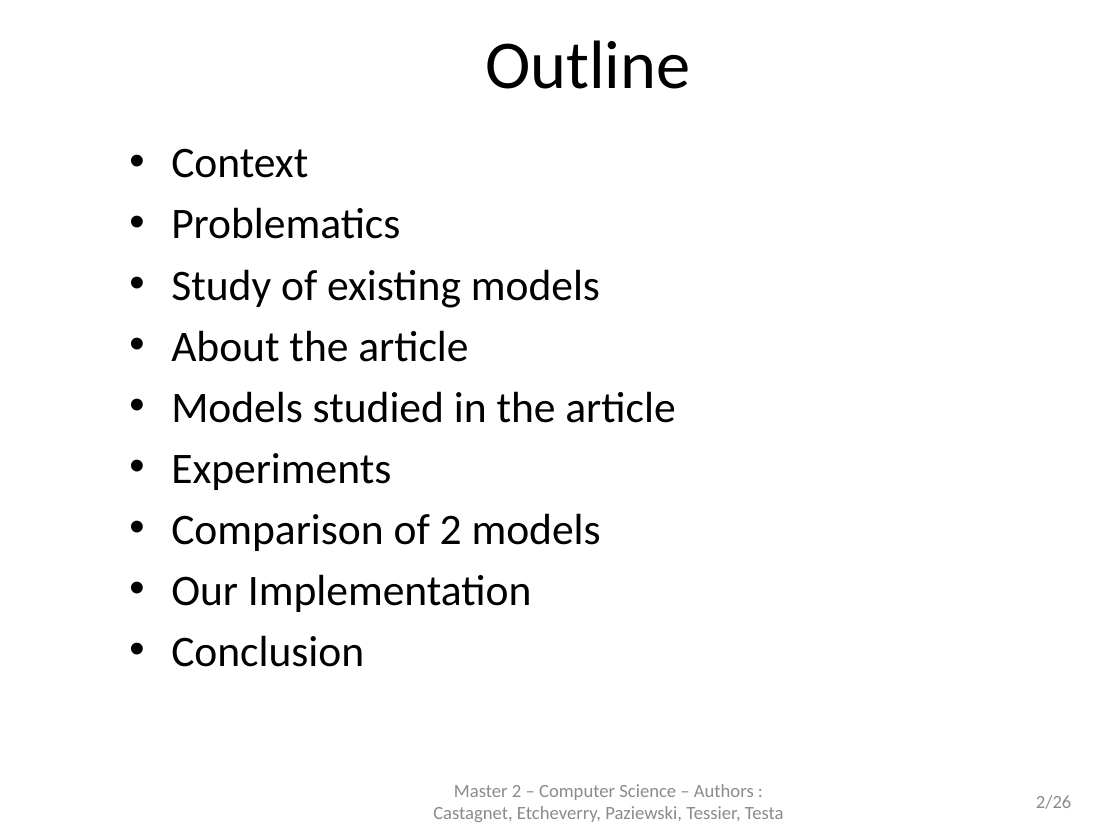
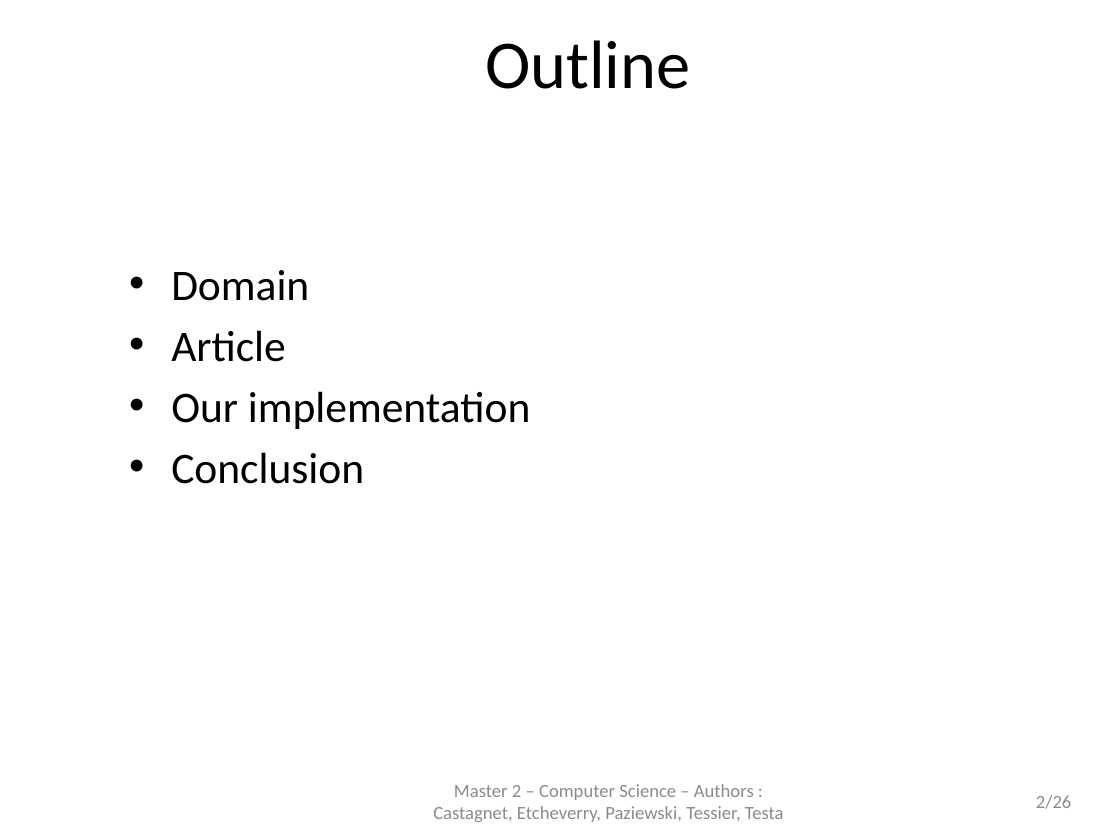
Before and after one commit to jetcheve/M2_PER_MMUAVGRA, a slide deck: slide 2 of ressources/presentation/PresentationPER_Desbarats_V3.pptx. Drawn at 1120x840 pixels with LibreOffice and Linux fonts; fonts in the diff are those of the drawing; background and template pictures are left out. Boxes give left, top, right and bottom in pixels: in the first picture for what was removed or moved away, otherwise in the second. Text is boxed around its words. In the diff, an @@ line names an element or a change of style, - is before the commit and + after.

```diff
--- a/ressources/presentation/PresentationPER_Desbarats_V3.pptx
+++ b/ressources/presentation/PresentationPER_Desbarats_V3.pptx
@@ text at [171,270,531,429]: text changed @@
-• Context
-• Problematics
-• Study of existing models
-• About the article
-• Models studied in the article
-• Experiments
-• Comparison of 2 models
-• Our Implementation
+• Domain
+• Article
+• Our implementation
```
Also in this commit, not shown: 24 other slides changed, 1 other file.
